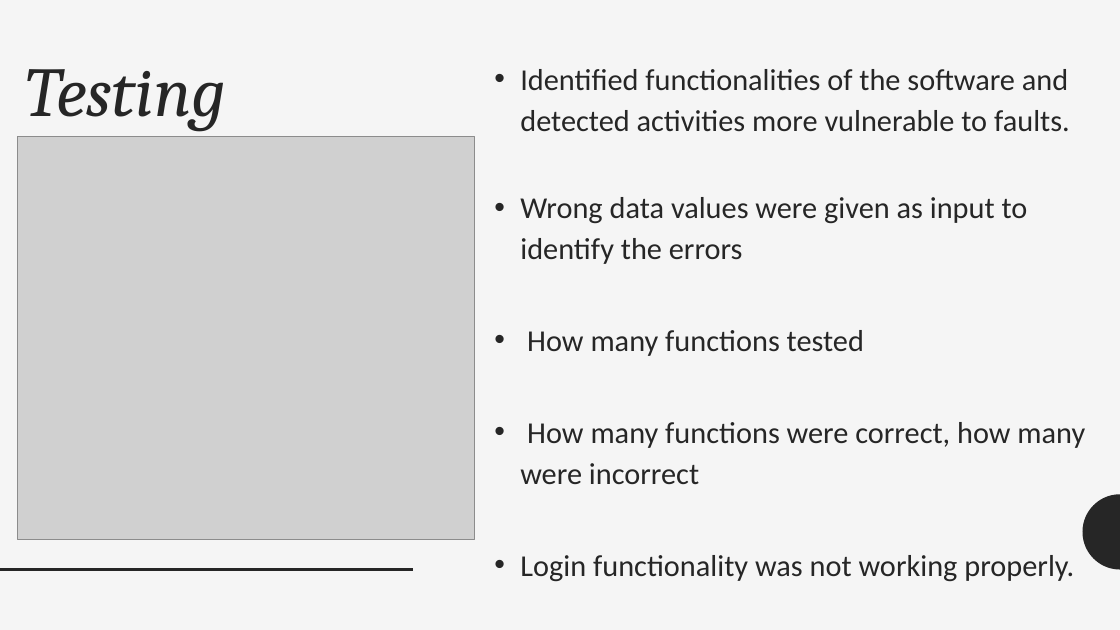
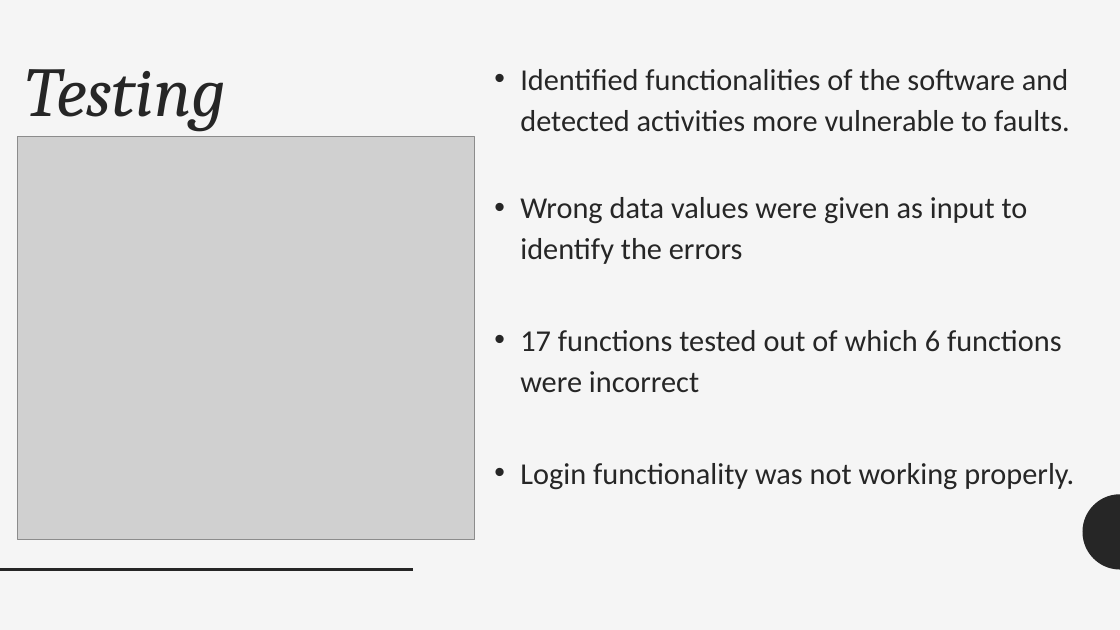
Before and after one commit to saksham2410/CS223_Apr18_09, a slide deck: slide 9 of presentation.pptx. Drawn at 1120x630 pixels with LibreOffice and Linux fonts; fonts in the diff are those of the drawing; grey boxes stand for pictures. Boxes give left, top, right and bottom in pixels: in the first picture for what was removed or moved away, otherwise in the second. Text is boxed around its words. In the diff, an @@ line names an element or a change of style, - is before the commit and + after.

Commit message:
Uploaded presentation

```diff
--- a/presentation.pptx
+++ b/presentation.pptx
@@ text at (520, 330, 1062, 392): text changed @@
-• How many functions tested
-• How many functions were correct, how many were incorrect
+• 17 functions tested out of which 6 functions were incorrect
```
Also in this commit, not shown: 2 other slides changed, 1 other file.
